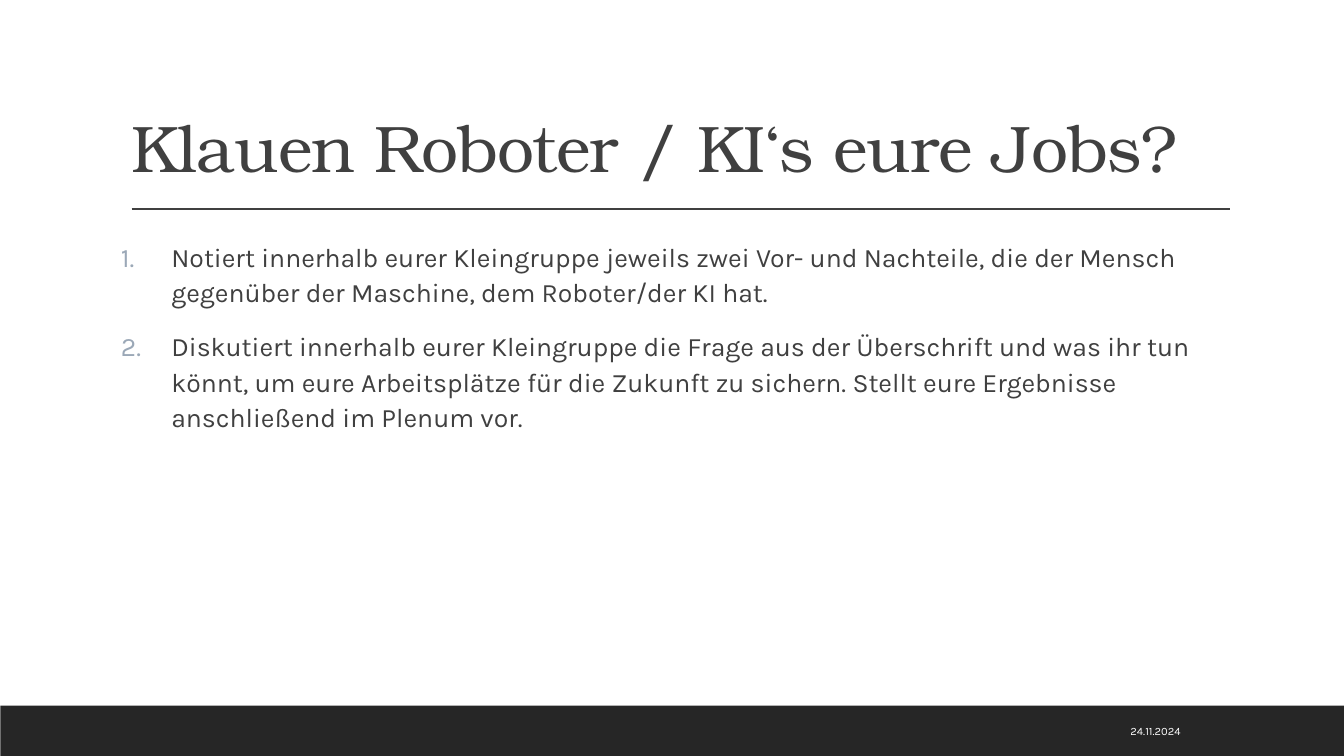
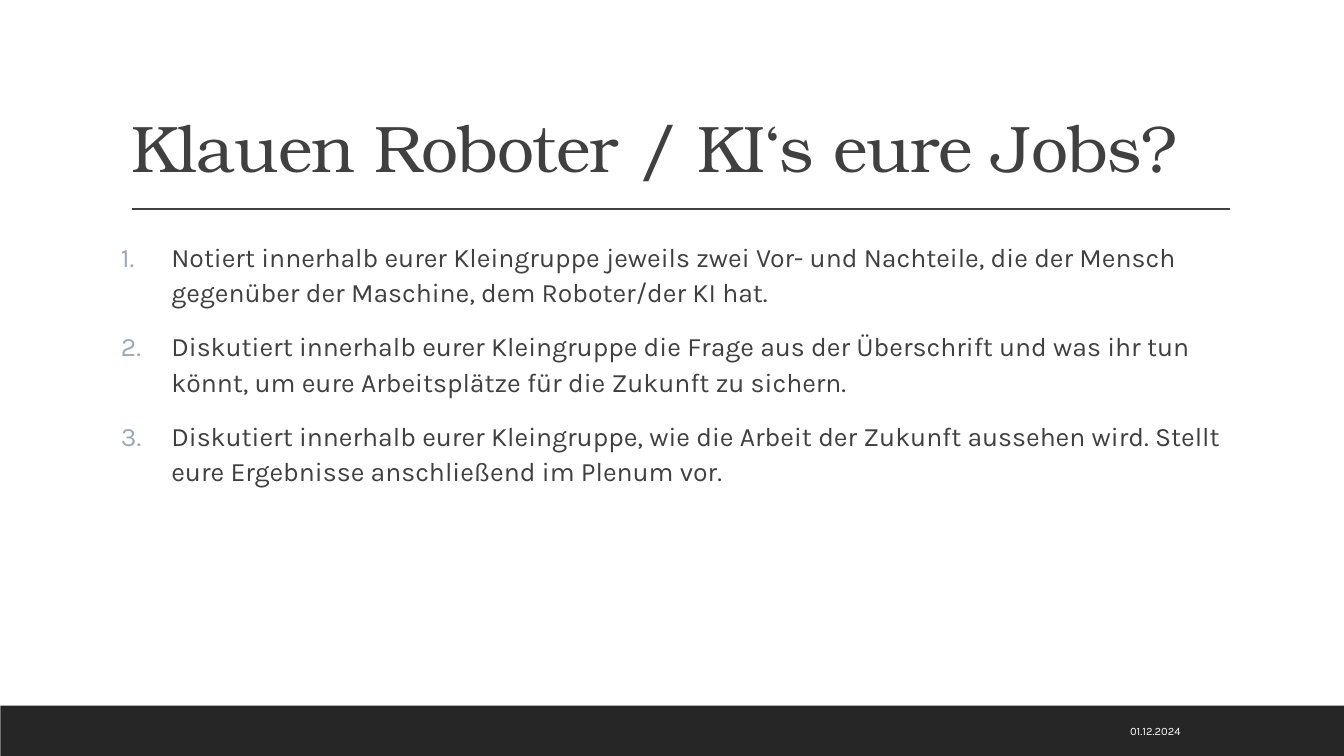
Before and after one commit to Ronjar/Unterrichtsstunden, a slide deck: slide 5 of WBS/Klasse9/Arbeit(-smarkt) mit KI/Arbeit mit KI.pptx. Drawn at 1344x756 pixels with LibreOffice and Linux fonts; fonts in the diff are those of the drawing. Boxes give left, top, right and bottom in pixels: in the first picture for what was removed or moved away, otherwise in the second. Text is boxed around its words. In the diff, an @@ line names an element or a change of style, - is before the commit and + after.

```diff
--- a/WBS/Klasse9/Arbeit(-smarkt) mit KI/Arbeit mit KI.pptx
+++ b/WBS/Klasse9/Arbeit(-smarkt) mit KI/Arbeit mit KI.pptx
@@ text at bbox=[171, 334, 1219, 488]: text changed @@
-2. Diskutiert innerhalb eurer Kleingruppe die Frage aus der Überschrift und was ihr tun könnt, um eure Arbeitsplätze für die Zukunft zu sichern. Stellt eure Ergebnisse anschließend im Plenum vor.
+2. Diskutiert innerhalb eurer Kleingruppe die Frage aus der Überschrift und was ihr tun könnt, um eure Arbeitsplätze für die Zukunft zu sichern.
+3. Diskutiert innerhalb eurer Kleingruppe, wie die Arbeit der Zukunft aussehen wird. Stellt eure Ergebnisse anschließend im Plenum vor.
@@ text at bbox=[1130, 728, 1180, 735]: text changed @@
-24.11.2024
+01.12.2024
```
Also in this commit, not shown: 3 other slides changed, 1 slide added, 1 other file.
